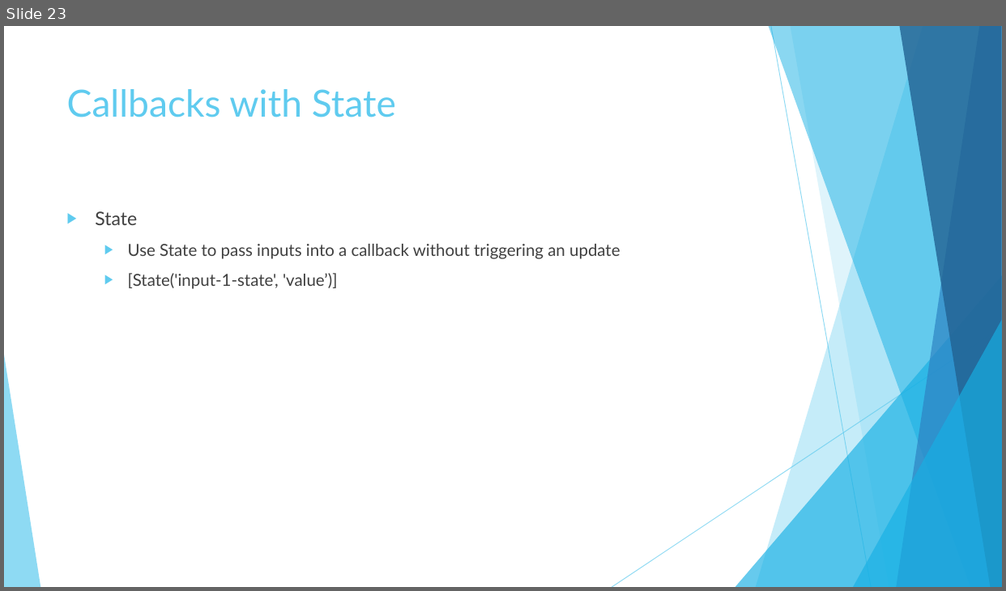
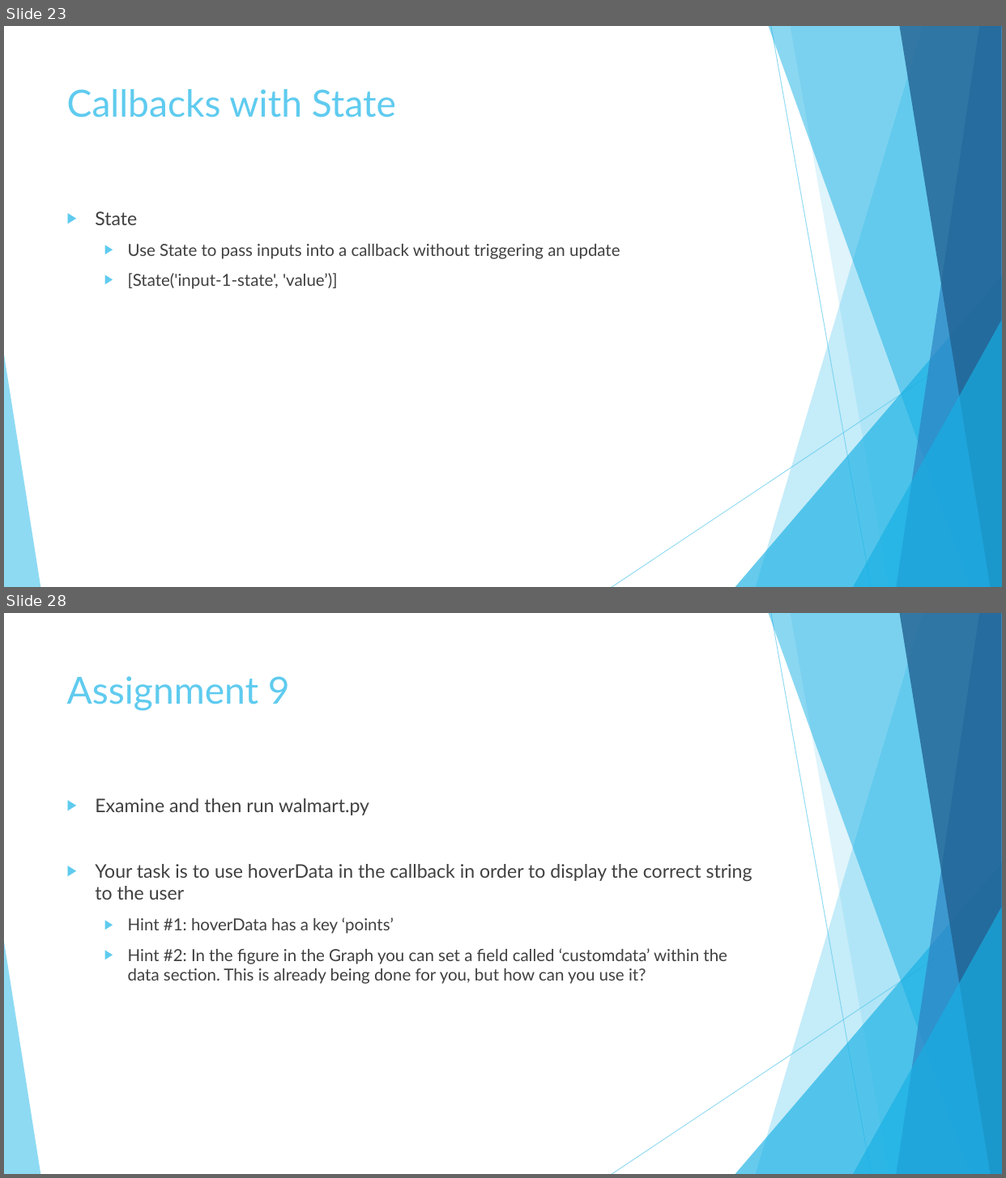
Before and after one commit to BradburyThompson/dash, a slide deck: Amgen_Dash_Slides.pptx. Shown one above the other, each under a label of ours: slide 23 before the commit, slides 23 and 28 after it; the slides between them are not shown. The pictures are 1006x591 and 1006x1178 pixels, drawn with LibreOffice and Linux fonts; fonts in the diff are those of the drawing. Boxes give left, top, right and bottom in pixels: in the first picture for what was removed or moved away, otherwise in the second. Text is boxed around its words. In the diff, an @@ line names an element or a change of style, - is before the commit and + after.

```diff
--- a/Amgen_Dash_Slides.pptx
+++ b/Amgen_Dash_Slides.pptx
@@ slide 28 added at (x1=4, y1=613, x2=1002, y2=1174), background #FFFFFF; not listed: 10 template elements that a slide beside it also shows @@
@@ title added at (x1=67, y1=676, x2=290, y2=711), 36 pt, text #5FCBEF @@
+Assignment 9
@@ text added at (x1=95, y1=798, x2=752, y2=984), 16 pt, text #404040 @@
+▶ Examine and then run walmart.py
+▶ Your task is to use hoverData in the callback in order to display the correct string to the user
+  ▶ Hint #1: hoverData has a key ‘points’
+  ▶ Hint #2: In the figure in the Graph you can set a field called ‘customdata’ within the data section. This is already being done for you, but how can you use it?
```
Also in this commit, not shown: 10 slides changed, 3 other slides added.
